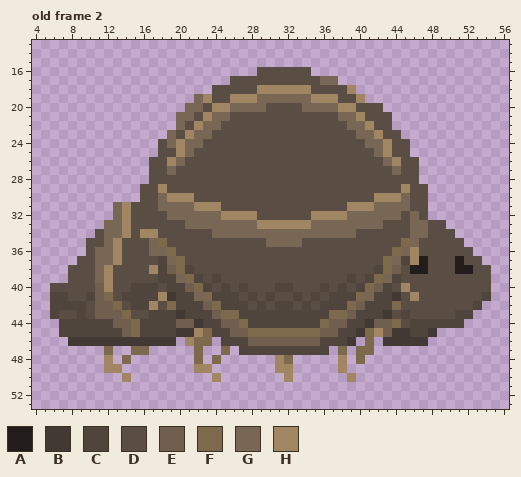
Two states of a pixel-art file, assets/critterGame/critter2.aseprite. Above: the version before the commit.
64x64 pixels, 4 frames. Shown: old frame 2: x 4..56, y 13..53. The commit also changed other frames, which this record leaves out.
Visible layers, top first: "roll-up", "roll-down", "roll-right", "walk-up", "walk-down", "walk-right".
Palette (. is transparent): A #221c1a  B #423934  C #4f453c  D #5a4e44  E #705f4f  F #7d694c  G #796755  H #a08662
Pixels before, old frame 2, first column x 6:
16 .......................DDDDDD....................
17 ....................DDDDDDDDDDGG.................
18 ..................DDDDDHHHHHHDDDDH...............
19 ................GHDDHHHGGGGGGHHHDDH..............
20 ...............GGDHHGGGGDDDDGGGGHHDDD............
21 ..............GGDHGGDDDDDDDDDDDDGGHDDD...........
22 ..............GDHGGDDDDDDDDDDDDDDGGHDD...........
23 .............GDHGGDDDDDDDDDDDDDDDDGGHDD..........
24 ............DGHGGDDDDDDDDDDDDDDDDDDGGHDD.........
25 ............DDHGDDDDDDDDDDDDDDDDDDDDGHDD.........
26 ...........DDHGDDDDDDDDDDDDDDDDDDDDDDGHDD........
27 ...........DDGDDDDDDDDDDDDDDDDDDDDDDDDGDD........
28 ...........DDDDDDDDDDDDDDDDDDDDDDDDDDDDDD........
29 ..........DDHDDDDDDDDDDDDDDDDDDDDDDDDDDHDD.......
30 ..........DDGHHHDDDDDDDDDDDDDDDDDDDDHHHGDD.......
31 .......GHDDDGGGGHHHDDDDDDDDDDDDDDHHHGGGGDD.......
32 .......GHDDDDGGGGGGHHHHDDDDDDHHHHGGGGGGDGD.......
33 ......GGHDDDDDDGGGGGGGGHHHHHHGGGGGGGGDDDGGDD.....
34 .....DGGHDHHDDDDDDGGGGGGGGGGGGGGGGDDDDDDGGDDD....
35 ....DDGHDDDGFDDDDDDDDDDDGGGGDDDDDDDDDDDFGDDDDD...
36 ....DGGHDDDGGFDDDDDDDDDDDDDDDDDDDDDDDDFGHDDDDDD..
37 ...DDGGHDDDDCGFDDDDDDDDDDDDDDDDDDDDDDFGCHADDDADD.
38 ..DDDGHDDDDHCEFCDDDDDDDDDDDDDDDDDDDDCFEDAADDDAADD
39 ..DDDGHDDDDDCCGFCDCDDDDDDDDDDDDDDCDCFGCDDDDDDDDDD
40 DDDDDEHDDCCCDCCEFCDCDCDDDCCDDDCDCDCFECDHDDDDDDDDD
41 CCDDCEFDCCCCHBCCGFCCCDCDCDDCDCDCCCFGCCBDHDDDDDDDC
42 CCCCDEEFDCCHDFCCCEFCCCDCDCCDCDCCCFECCCFDDDDDDDDC.
43 CDDCDEEEFDDCCCBCCCEFFCCCCCCCCCCFFECCCBDCDDDDDCC..
44 .CCCCCCEEFCCCCEEBCCEEFCCCCCCCCFEECCBEEFDCCCCCC...
45 .CCCCCCCEFCCCCBBHFCCEEFFFFFFFFEECCBFHEBBCCB......
46 ..BBBBBBBBBBBB.HFF.CCCEEEEEEEECCCB.F.BBBBB.......
47 ......F..FF.....F..F.CCCCCCCCCC.F.FF.............
48 ......H.F.......F.F......HF.....H.F..............
49 ......HH........HH.......HH.....H................
50 ........H.........H.......H......H...............
New version:
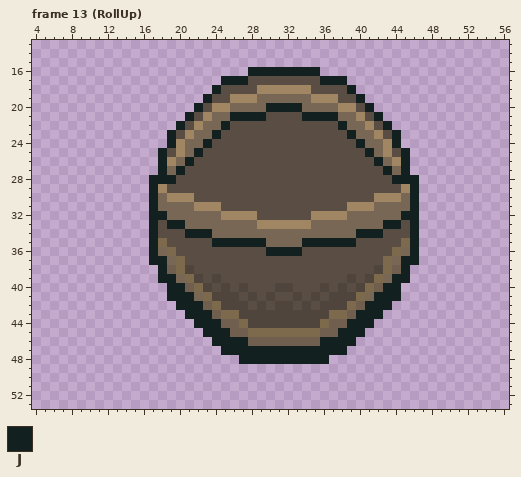
Colours new in this view: J #122020
A new or re-ordered frame is compared with the old frame closest to it.
The exact change:
frames 4 -> 13
layer "layer" added
layer "walk-right" removed
layer "walk-down" removed
layer "walk-up" removed
layer "roll-right" removed
layer "roll-down" removed
layer "roll-up" removed
Changed rows in their new state; - is an unchanged pixel.
Frame 13 (RollUp) is new; against old frame 2:
first column x 6:
16 ----------------------JJJJJJJJ-------------------
17 -------------------JJJ--------JJJ----------------
18 ------------------J--------------J---------------
19 ----------------.J----------------J--------------
20 ---------------.J-------JJJJ-------J.------------
21 --------------.J----JJJJ----JJJJ----J.-----------
22 --------------J----J------------J----J-----------
23 -------------J----J--------------J----J----------
24 ------------.J---J----------------J---J.---------
25 ------------J---J------------------J---J---------
26 -----------.J--J--------------------J--J.--------
27 -----------.J-J----------------------J-J.--------
28 -----------JJJ------------------------JJJ--------
29 ----------.J----------------------------J.-------
30 ----------.J----------------------------J.-------
31 -------....J----------------------------J.-------
32 -------....JJ--------------------------JJ.-------
33 ------.....J-JJ----------------------JJ-J...-----
34 -----......J---JJJ----------------JJJ---J....----
35 ----.......J------JJJJJJ----JJJJJJ------J.....---
36 ----.......J------------JJJJ------------J......--
37 ---........JJ--------------------------JJ.......-
38 --..........J--------------------------J.........
39 --..........JJ------------------------JJ.........
40 .............JJ----------------------JJ..........
41 .............JJJ--------------------JJJ..........
42 ..............JJJ------------------JJJ..........-
43 ...............JJJ----------------JJJ..........--
44 -...............JJJ--------------JJJ..........---
45 -................JJJ------------JJJ........------
46 --............-...JJJJ--------JJJJ-.-.....-------
47 ------.--..-----.--JJJJJJJJJJJJJJ-..-------------
48 ------.-.-------.-.--JJJJJJJJJJ-.-.--------------
49 ------..--------..-------..-----.----------------
50 --------.---------.-------.------.---------------
Boxes around the changes in both pictures, in picture pixels (x1, y1, x2, y2):
changed: (50, 67, 491, 382)
